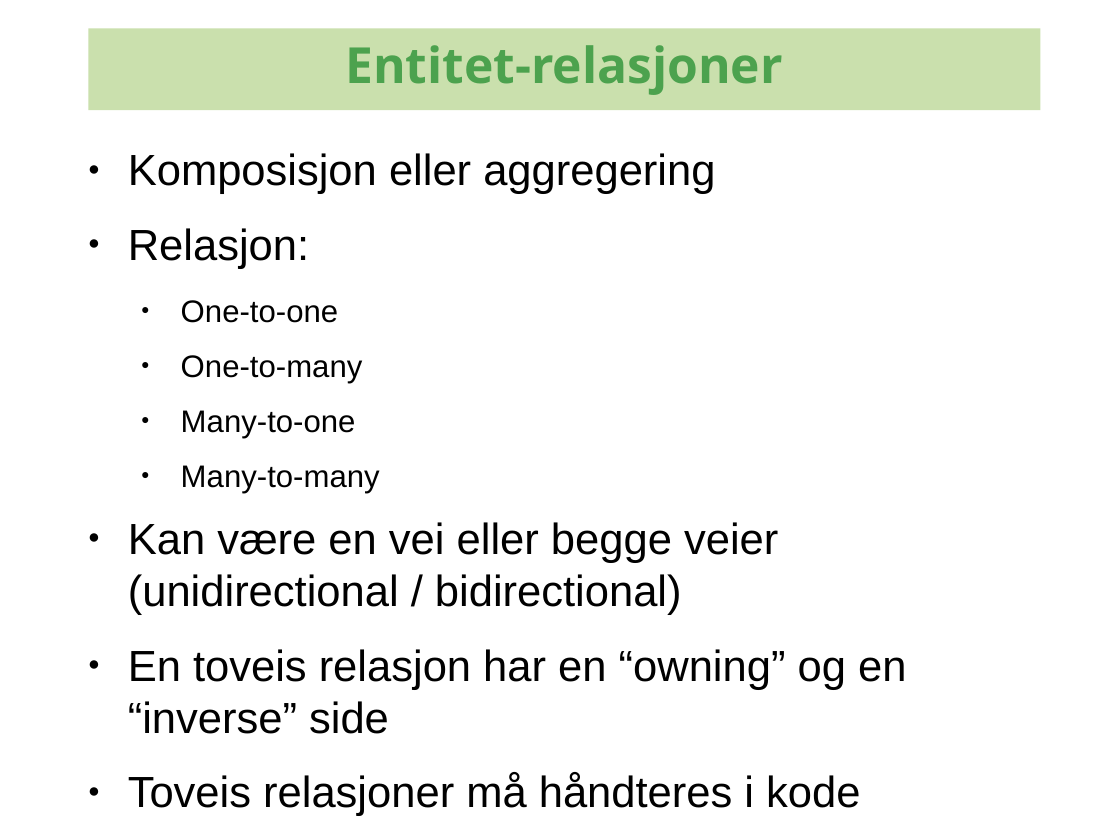
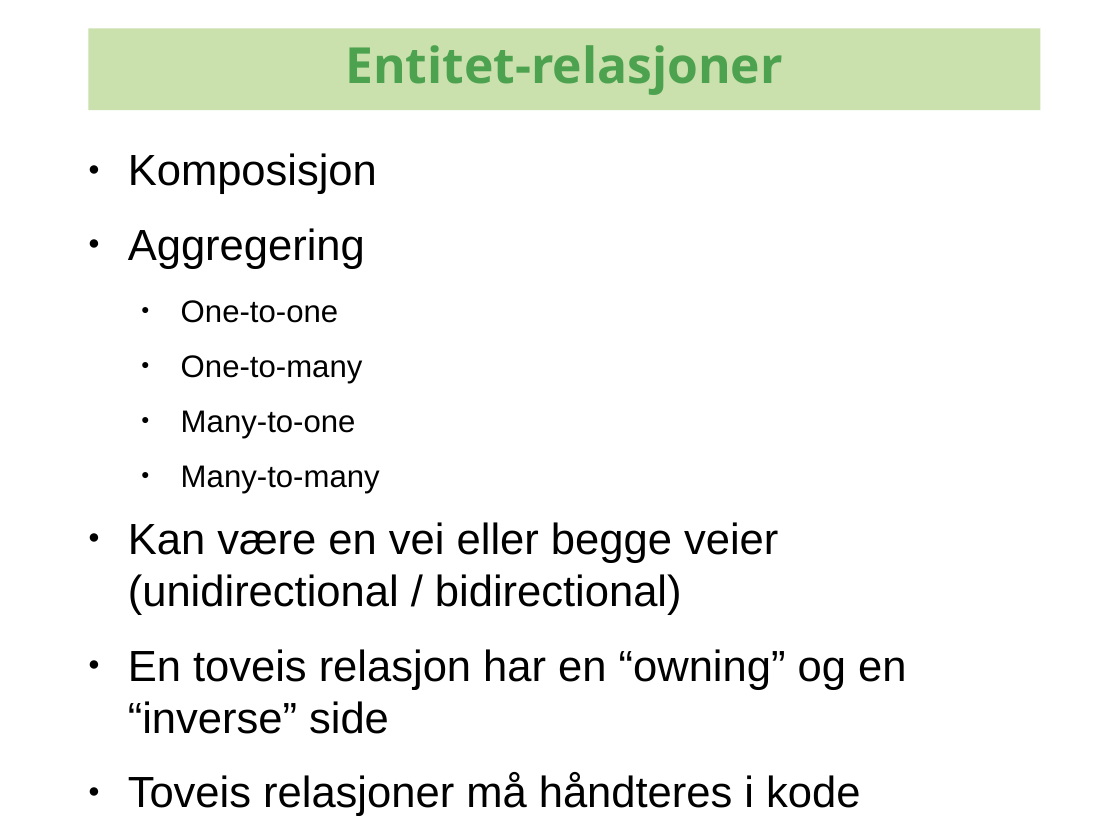
Before and after one commit to kenglxn/seam-maven-refimpl, a slide deck: slide 40 of sandbox/loo/jpa-continued/jpa-continued.odp. Drawn at 1120x840 pixels with LibreOffice and Linux fonts; fonts in the diff are those of the drawing; background and template pictures are left out. Boxes give left, top, right and bottom in pixels: in the first picture for what was removed or moved away, otherwise in the second. Text is boxed around its words. In the diff, an @@ line names an element or a change of style, - is before the commit and + after.

```diff
--- a/sandbox/loo/jpa-continued/jpa-continued.odp
+++ b/sandbox/loo/jpa-continued/jpa-continued.odp
@@ text at [128, 153, 377, 269]: text changed @@
-● Komposisjon eller aggregering
-● Relasjon:
+● Komposisjon
+● Aggregering
```
Also in this commit, not shown: 11 other slides changed, 4 slides added.
